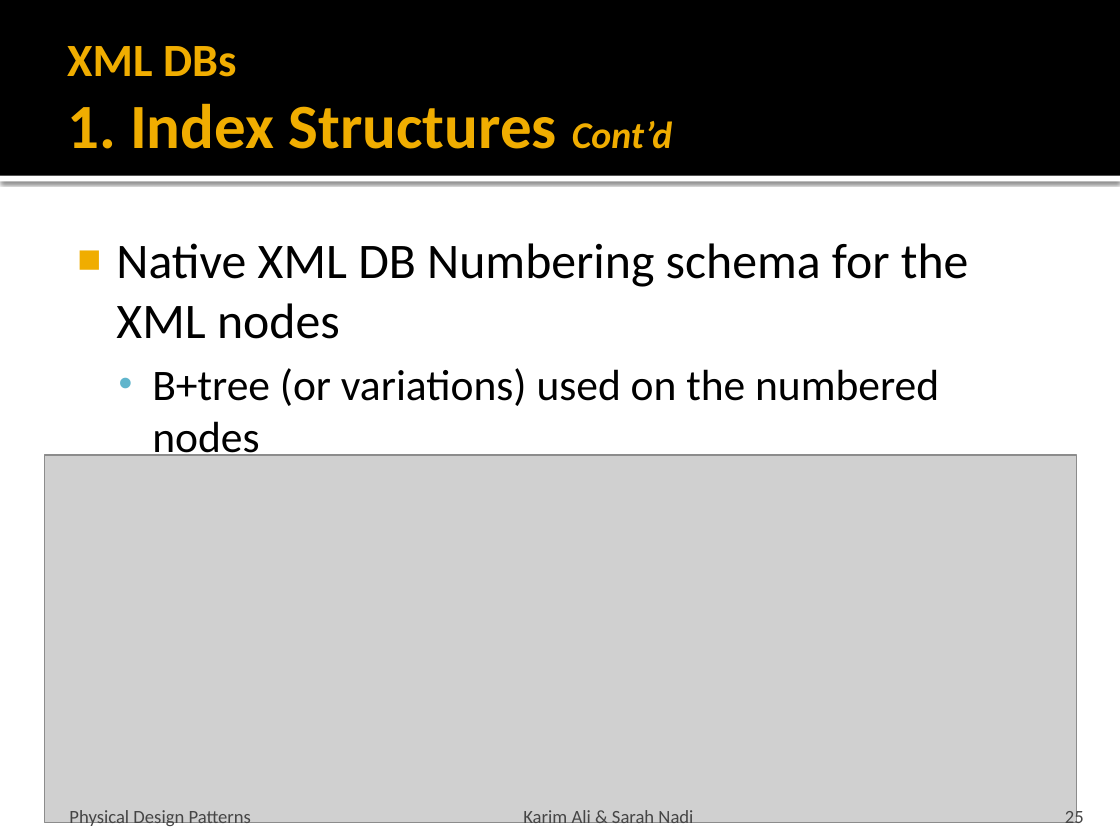
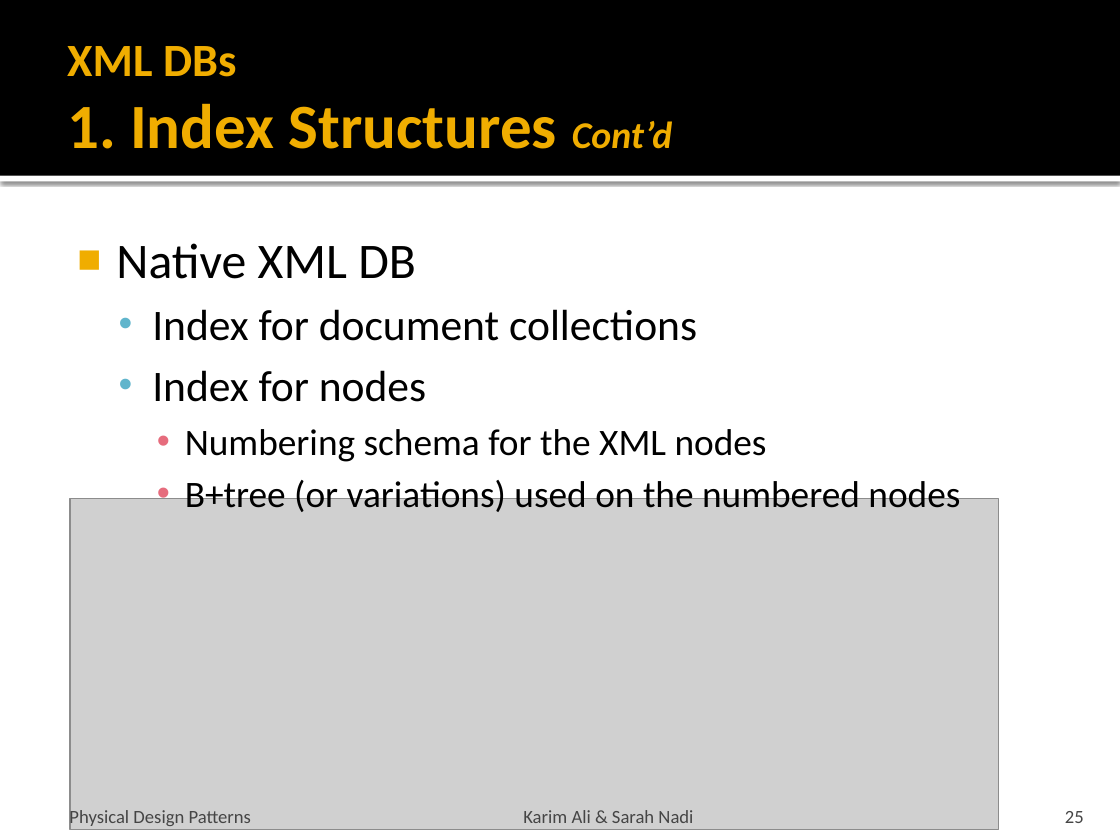
Before and after one commit to snadi/cs848-db, a slide deck: slide 25 of cs848-db/PhysDesignPres.pptx. Drawn at 1120x840 pixels with LibreOffice and Linux fonts; fonts in the diff are those of the drawing; grey boxes stand for pictures. Boxes give left, top, right and bottom in pixels: in the first picture for what was removed or moved away, otherwise in the second. Text is boxed around its words. In the diff, an @@ line names an element or a change of style, - is before the commit and + after.

```diff
--- a/cs848-db/PhysDesignPres.pptx
+++ b/cs848-db/PhysDesignPres.pptx
@@ text at <box>116,243,767,462</box>: text changed; size 32 to 28 pt @@
-■ Native XML DB Numbering schema for the XML nodes
+■ Native XML DB
+  • Index for document collections
+  • Index for nodes
+    • Numbering schema for the XML nodes
@@ text at <box>185,476,960,512</box>: size 28 to 24 pt in "B+tree (or variations) used on the numbered ..."; list level 2 to 3 in "B+tree (or variations) used on ..."; bullet colour #60B5CC to #E66C7D @@
@@ picture: place and size @@
-picture at <box>45,455,1076,822</box>
+picture at <box>69,498,998,829</box>
```
Also in this commit, not shown: 3 other slides changed.
